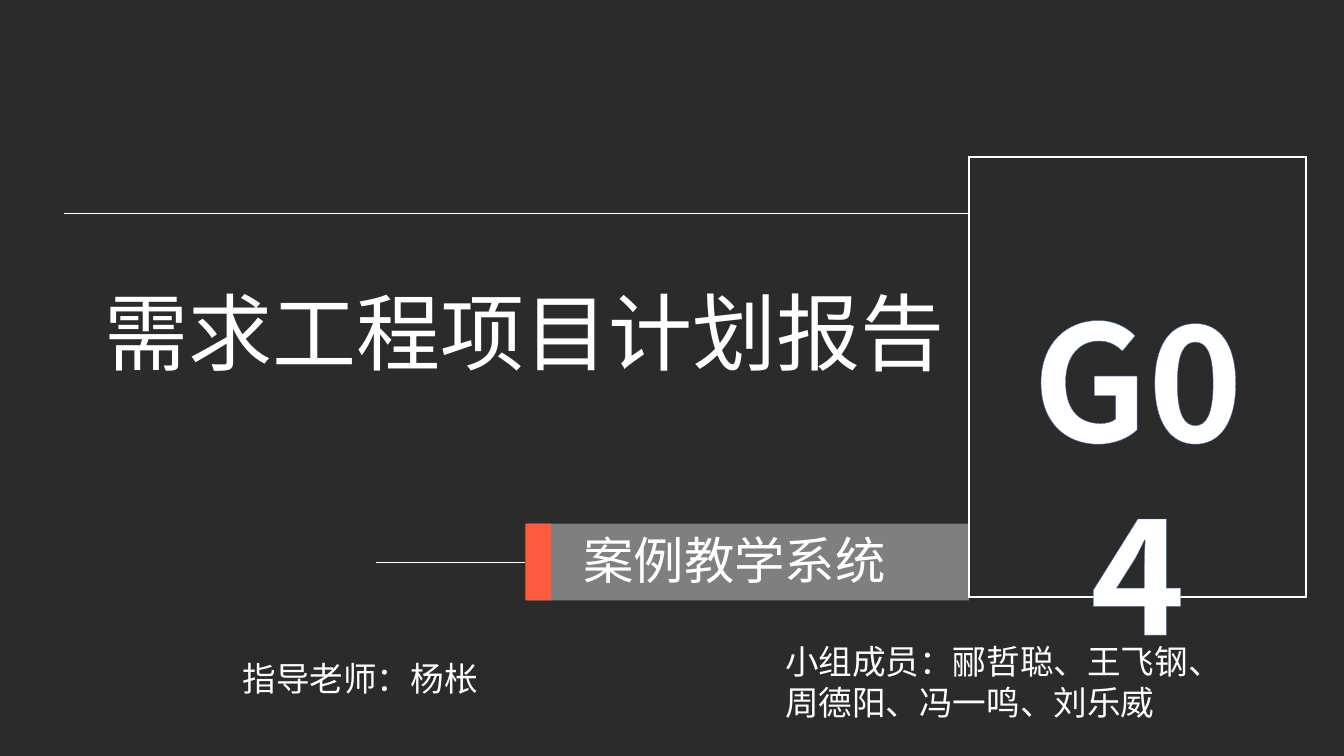
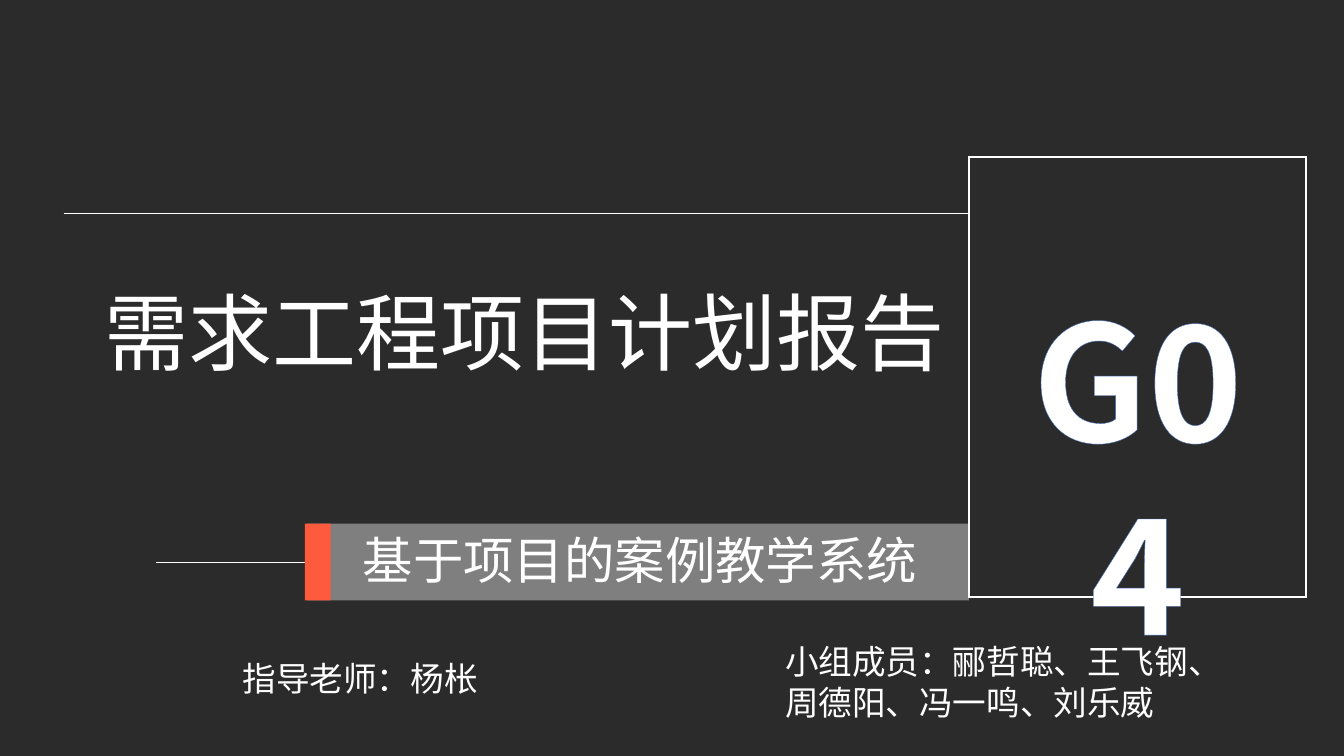
Before and after one commit to PRD-2018-G04/PRD-2018-G04, a slide deck: slide 1 of G04项目组/受控文档/项目计划/PRD2018-G04-需求工程项目计划PPT.pptx. Drawn at 1344x756 pixels with LibreOffice and Linux fonts; fonts in the diff are those of the drawing; background and template pictures are left out; a plain dark background stands for a picture behind light text. Boxes give left, top, right and bottom in pixels: in the first picture for what was removed or moved away, otherwise in the second. Text is boxed around its words. In the diff, an @@ line names an element or a change of style, - is before the commit and + after.

```diff
--- a/G04项目组/受控文档/项目计划/PRD2018-G04-需求工程项目计划PPT.pptx
+++ b/G04项目组/受控文档/项目计划/PRD2018-G04-需求工程项目计划PPT.pptx
@@ rectangle: place and size @@
-rectangle at bbox=[525, 524, 552, 601]
+rectangle at bbox=[306, 524, 332, 601]
@@ rectangle: place and size @@
-rectangle at bbox=[528, 524, 970, 601]
+rectangle at bbox=[308, 524, 969, 601]
@@ text at bbox=[363, 536, 917, 583]: text changed @@
-案例教学系统
+基于项目的案例教学系统
@@ line moved from (376, 563) - (525, 563) to (156, 563) - (306, 563) @@
```
Also in this commit, not shown: 7 other slides changed, 8 slides added, 1 slide removed, 23 other files.
